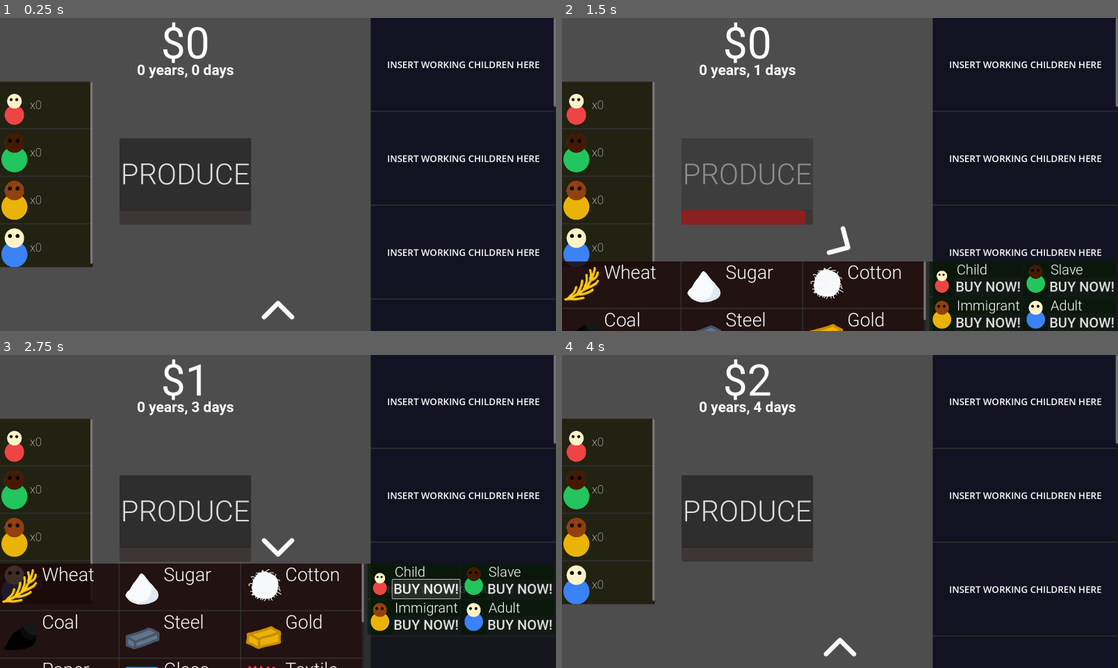
Above: before the commit, frames 1-4 (two rows, left to right).
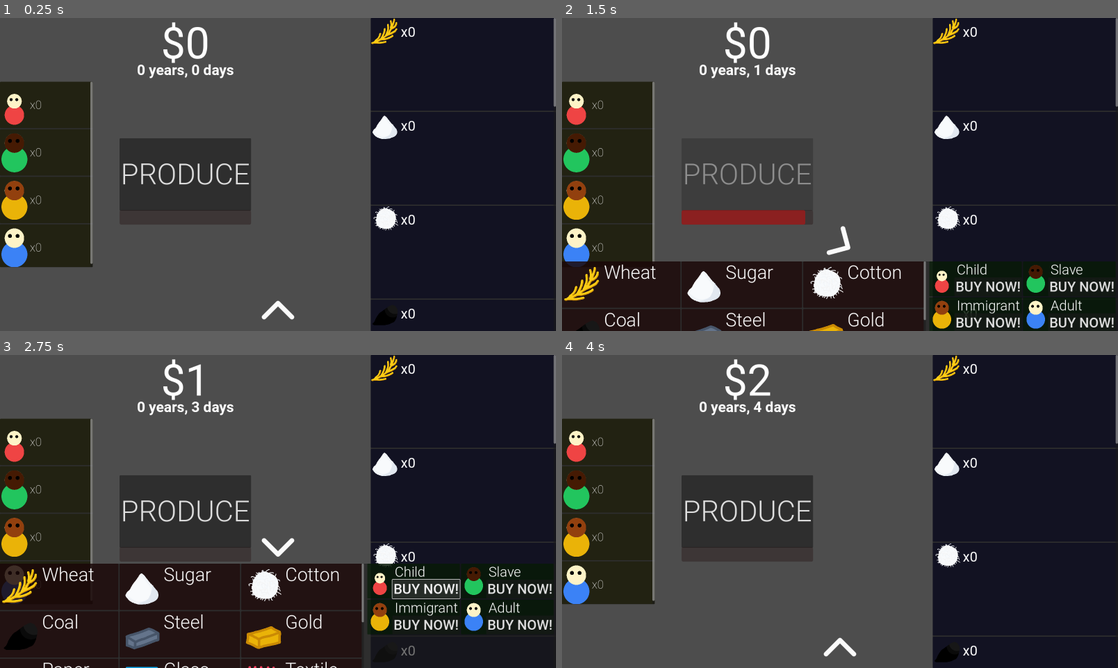
Above: after the commit, the same moments.

Repository: LowBudgetGameDev/Industrial-Revolution-Game
Game: Godot game, scene res://Scenes/Game_Scene.tscn
Same seed, same stepped clock (60 frames per second), same inputs: the game is played once before the commit and once after it.
Inputs (mouse positions are in pixels of both pictures, inside the frame that each line leads up to):
- Up to frame 1 (0.25 s): no input
- Up to frame 2 (1.5 s): click "PRODUCE" at 0.5 s; click (840, 312) at 1.25 s
- Up to frame 3 (2.75 s): click "BUY NOW!" at 2 s
- Up to frame 4 (4 s): click "PRODUCE" at 2.75 s; click (840, 545) at 3.5 s

The runs differ from the first frame. In frame 1, 1.9% of the frame differs, in the area x 66-97%, y 0-98%; in frame 2, 1.7%; in frame 3, 1.4%; in frame 4, 1.9%.

Commit message:
Added asset count in work area

Diff:
--- a/Scenes/AssetWorkerUI.tscn
+++ b/Scenes/AssetWorkerUI.tscn
@@ -1,6 +1,9 @@
-[gd_scene format=3 uid="uid://cyvr0h13qjq25"]
+[gd_scene load_steps=3 format=3 uid="uid://cyvr0h13qjq25"]
 
-[node name="AssetWorkerUI" type="Control"]
+[ext_resource type="FontFile" uid="uid://ci0jnk7m1rmj4" path="res://Fonts/Roboto-Regular.ttf" id="1_e46on"]
+[ext_resource type="Script" path="res://Scripts/AssetWorkerUI.gd" id="1_wyaby"]
+
+[node name="AssetWorkerUI" type="Control" node_paths=PackedStringArray("asset_icon", "asset_amount_text")]
 custom_minimum_size = Vector2(640, 320)
 layout_mode = 3
 anchors_preset = 15
@@ -10,8 +13,11 @@
 offset_bottom = -1300.0
 grow_horizontal = 2
 grow_vertical = 2
+script = ExtResource("1_wyaby")
+asset_icon = NodePath("AssetInfo/AssetIcon")
+asset_amount_text = NodePath("AssetInfo/AssetAmountText")
 
-[node name="Panel" type="Panel" parent="."]
+[node name="Background" type="Panel" parent="."]
 self_modulate = Color(0, 0, 1, 1)
 layout_mode = 1
 anchors_preset = 15
@@ -20,20 +26,35 @@
 grow_horizontal = 2
 grow_vertical = 2
 
-[node name="RichTextLabel" type="RichTextLabel" parent="Panel"]
+[node name="AssetInfo" type="Control" parent="."]
 layout_mode = 1
-anchors_preset = 8
-anchor_left = 0.5
+anchors_preset = 0
+offset_right = 384.0
+offset_bottom = 96.0
+
+[node name="AssetIcon" type="TextureRect" parent="AssetInfo"]
+layout_mode = 1
+anchors_preset = 4
 anchor_top = 0.5
-anchor_right = 0.5
 anchor_bottom = 0.5
-offset_left = -261.5
-offset_top = -22.5
-offset_right = 261.5
-offset_bottom = 22.5
-grow_horizontal = 2
+offset_top = -48.0
+offset_right = 96.0
+offset_bottom = 48.0
 grow_vertical = 2
-theme_override_font_sizes/normal_font_size = 32
-text = "INSERT WORKING CHILDREN HERE"
+expand_mode = 1
+
+[node name="AssetAmountText" type="RichTextLabel" parent="AssetInfo"]
+layout_mode = 1
+anchors_preset = 4
+anchor_top = 0.5
+anchor_bottom = 0.5
+offset_left = 104.0
+offset_top = -28.5
+offset_right = 371.0
+offset_bottom = 28.5
+grow_vertical = 2
+theme_override_fonts/normal_font = ExtResource("1_e46on")
+theme_override_font_sizes/normal_font_size = 48
+text = "x999999999"
 fit_content = true
 autowrap_mode = 0
--- a/Scripts/AssetManager.gd
+++ b/Scripts/AssetManager.gd
@@ -20,14 +20,17 @@
 		_asset_resource_dictionary[asset] = resource
 
 
-func increase_asset_amount(asset: String, amount: int):
-	_asset_amount_dictionary[asset] += amount
+func increase_asset_amount(asset: Asset, amount: int):
+	var ass = _asset_resource_dictionary.find_key(asset)
+	_asset_amount_dictionary[ass] += amount
 
-func decrease_asset_amount(asset: String, amount: int):
-	_asset_amount_dictionary[asset] -= amount
+func decrease_asset_amount(asset: Asset, amount: int):
+	var ass = _asset_resource_dictionary.find_key(asset)
+	_asset_amount_dictionary[ass] -= amount
 
-func get_asset_amount(asset: String) -> int:
-	return _asset_amount_dictionary[asset]
+func get_asset_amount(asset: Asset) -> int:
+	var ass = _asset_resource_dictionary.find_key(asset)
+	return _asset_amount_dictionary[ass]
 
 func get_asset_resource(asset: String) -> Asset:
 	return _asset_resource_dictionary[asset]
--- /dev/null
+++ b/Scripts/AssetWorkerUI.gd
@@ -0,0 +1,9 @@
+extends Control
+
+@export var asset_icon: TextureRect
+@export var asset_amount_text: RichTextLabel
+@export var work_asset: Asset
+
+func init():
+    asset_icon.texture = work_asset.sprite
+    asset_amount_text.text = "x" + str(AssetManager.instance.get_asset_amount(work_asset))
--- a/Scripts/HiredUI.gd
+++ b/Scripts/HiredUI.gd
@@ -9,6 +9,6 @@
 
     for human in WorkerManager.Worker_Enum.keys():
         var hir_wor = _hired_worker.instantiate()
-        hir_wor.worker = human
+        hir_wor.worker = WorkerManager.instance.get_worker_resource(human)
         hir_wor.init()
         hired_worker_container.add_child(hir_wor)
--- a/Scripts/HiredWorkerUI.gd
+++ b/Scripts/HiredWorkerUI.gd
@@ -3,21 +3,21 @@
 class_name HiredWorkerUI
 
 @export var amount_text : RichTextLabel
-@export var worker : String
+@export var worker : Worker
 
 func _ready():
-    WorkerManager.instance.on_hired_worker.connect(self.update_text)
+	WorkerManager.instance.on_hired_worker.connect(self.update_text)
 
 func init():
-    update_text()
+	update_text()
 
-    var human_scene = load(WorkerManager.instance.get_worker_resource(worker).sprite.resource_path)
+	var human_scene = load(worker.sprite.resource_path)
 
-    var human = human_scene.instantiate()
+	var human = human_scene.instantiate()
 
-    add_child(human)
-    human.set_position(Vector2(5, 14))
-    human.set_scale(Vector2(0.35, 0.35))
+	add_child(human)
+	human.set_position(Vector2(5, 14))
+	human.set_scale(Vector2(0.35, 0.35))
 
 func update_text():
-    amount_text.text = "x" + str(WorkerManager.instance.get_amount_workers_hired(worker))
+	amount_text.text = "x" + str(WorkerManager.instance.get_amount_workers_hired(worker))
--- a/Scripts/WorkerManager.gd
+++ b/Scripts/WorkerManager.gd
@@ -36,8 +36,10 @@
 func get_worker_resource(worker: String) -> Worker:
 	return _worker_resource_dictionary[worker]
 
-func get_amount_workers_hired(worker: String) -> int:
-	return _hired_workers_dictionary[worker]
+func get_amount_workers_hired(worker: Worker) -> int:
+	var wor = _worker_resource_dictionary.find_key(worker)
+	return _hired_workers_dictionary[wor]
 
-func get_amount_working_workers(worker: String) -> int:
-	return _working_workers_dictionary[worker]
+func get_amount_working_workers(worker: Worker) -> int:
+	var wor = _worker_resource_dictionary.find_key(worker)
+	return _working_workers_dictionary[wor]
--- a/Scripts/WorkerUI.gd
+++ b/Scripts/WorkerUI.gd
@@ -8,6 +8,8 @@
 func _ready():
 	_asset_worker = preload("res://Scenes/AssetWorkerUI.tscn")
 
-	for asset in AssetManager.Asset_Enum:
+	for resource in AssetManager.Asset_Enum.keys():
 		var ass_wor = _asset_worker.instantiate()
+		ass_wor.work_asset = AssetManager.instance.get_asset_resource(resource)
+		ass_wor.init()
 		asset_worker_container.add_child(ass_wor)
